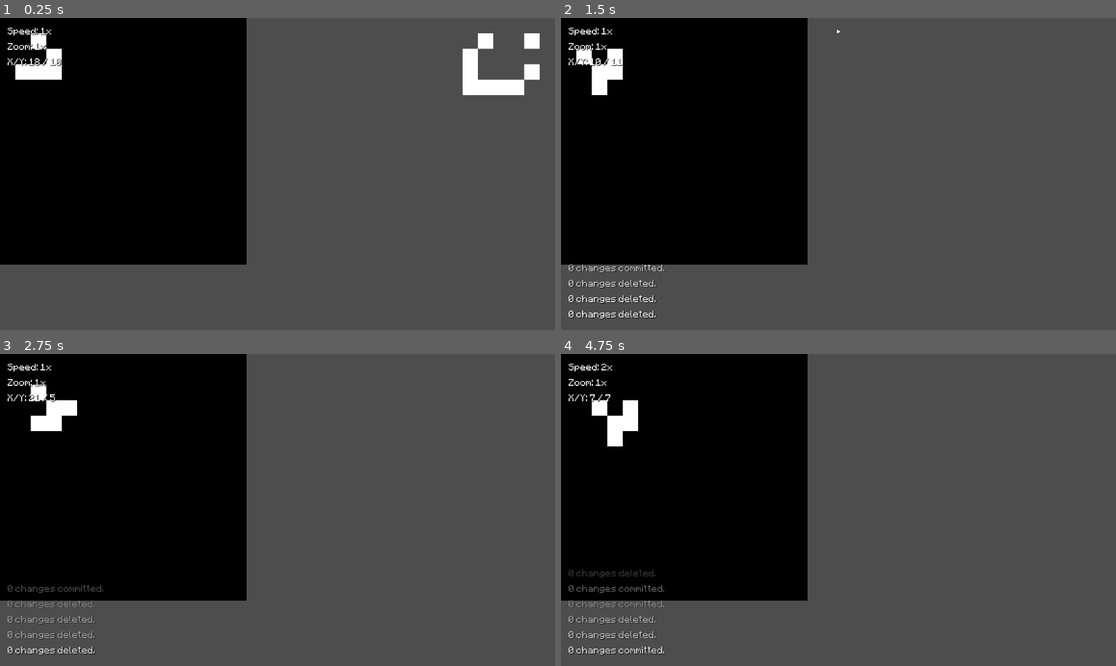
Above: before the commit, frames 1-4 (two rows, left to right).
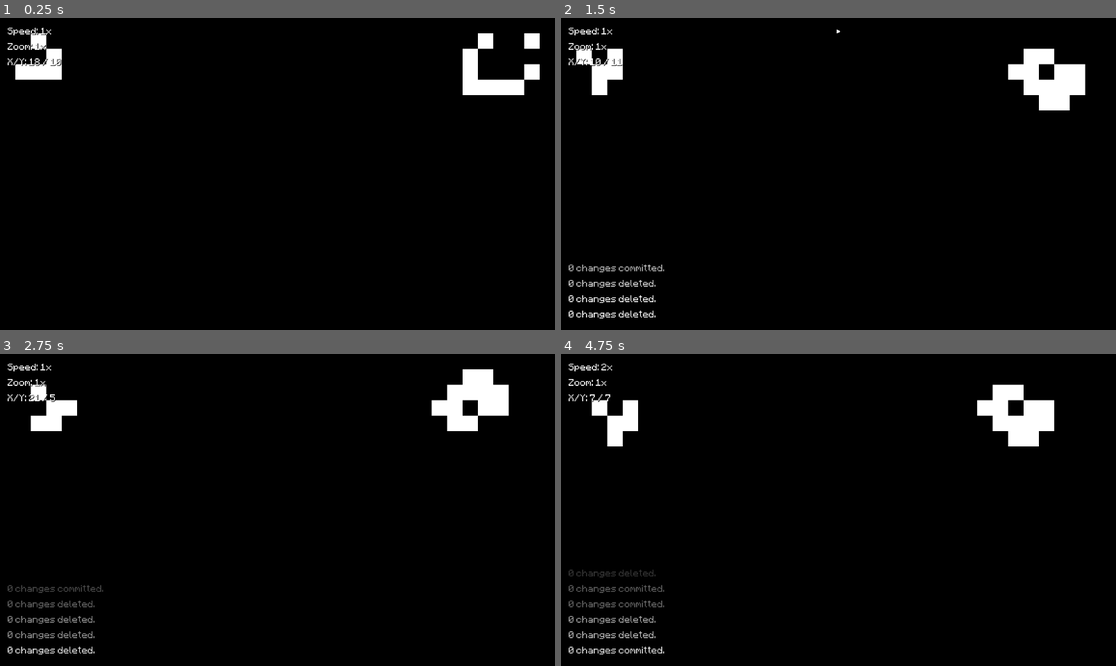
Above: after the commit, the same moments.

Repository: javier-adrian/GOL-GDS
Game: Godot game, scene res://main.tscn
The game is run twice, just before and just after one commit, with the same random seed, the same clock (stepped at 60 frames per second) and the same inputs.
Inputs (mouse positions are in pixels of both pictures, inside the frame that each line leads up to):
- Up to frame 1 (0.25 s): no input
- Up to frame 2 (1.5 s): tap Enter (commit) at 0.5 s; move the mouse to (960, 158) at 0.52 s; tap . (next) at 0.6 s; tap Space (play) at 0.8, 1.25, 1.35 s; move the mouse to (727, 189) at 1.27 s
- Up to frame 3 (2.75 s): tap . (next) at 1.55 s; move the mouse to (333, 441) at 2.02 s; click (333, 441) at 2.1 s; tap Space (play) at 2.3 s
- Up to frame 4 (4.75 s): tap Enter (commit) at 2.75, 2.85, 4.25 s; move the mouse to (810, 572) at 2.77 s; tap . (next) at 3.05, 4.35 s; tap Space (play) at 3.5, 3.8 s; move the mouse to (1005, 556) at 3.52 s; tap = (faster) at 3.6 s; move the mouse to (672, 463) at 4.27 s

The runs differ from the first frame. In frame 1, 64% of the frame differs, in the area x 0-100%, y 0-100%; in frame 2, 64%; in frame 3, 65%; in frame 4, 64%.

Commit message:
remove dependence for dead cells

Diff:
--- a/World.gd
+++ b/World.gd
@@ -3,7 +3,10 @@
 var living: Array[Vector2i]
 var dead: Array[Vector2i]
 var cell: Vector2i
-var neighbors: int
+var alive_neighbors: int
+var past_generation: Array[Vector2i]
+var neighbors: Array[Vector2i]
+var neighbors_past_generation: Array[Vector2i]
 
 var main_layer := 0
 var edit_layer := 1
@@ -17,13 +20,23 @@
 	return get_cell_atlas_coords(layer, cell) == Vector2i(0, 0)
 
 
-func get_neighbors(layer: int, cell: Vector2i) -> int:
+func get_alive_neighbors(layer: int, cell: Vector2i) -> int:
 	var neighbors = 0
 	for x in range(cell.x - 1, cell.x + 2):
 		for y in range(cell.y - 1, cell.y + 2):
 			if not (x == cell.x and y == cell.y):
 				if is_alive(layer, Vector2i(x, y)):
 					neighbors += 1
+	return neighbors
+
+
+func get_neighbors(layer: int, cell: Vector2i) -> Array[Vector2i]:
+	var neighbors: Array[Vector2i]= []
+	for x in range(cell.x - 1, cell.x + 2):
+		for y in range(cell.y - 1, cell.y + 2):
+			if not (x == cell.x and y == cell.y):
+				neighbors.append(Vector2i(x,y))
+
 	return neighbors
 
 
@@ -42,39 +55,34 @@
 
 func update():
 	living = []
+	past_generation = get_used_cells(main_layer)
+	neighbors_past_generation = []
 
-	for x in range(16):
-		for y in range(16):
-			cell = Vector2i(x, y)
-			neighbors = get_neighbors(main_layer, cell)
-			if is_alive(main_layer, cell):
-				if neighbors == 2 or neighbors == 3:
-					living.append(cell)
-				else:
-					dead.append(cell)
-			elif neighbors == 3:
+	for cell in past_generation:
+		alive_neighbors = get_alive_neighbors(main_layer, cell)
+		neighbors = get_neighbors(main_layer, cell)
+
+		for neighbor_cell in neighbors:
+			if neighbor_cell not in past_generation:
+				neighbors_past_generation.push_back(neighbor_cell)
+
+		if is_alive(main_layer, cell):
+			if alive_neighbors == 2 or alive_neighbors == 3:
 				living.append(cell)
-			else:
-				dead.append(cell)
+		elif alive_neighbors == 3:
+			living.append(cell)
+
+	for cell in neighbors_past_generation:
+		alive_neighbors = get_alive_neighbors(main_layer, cell)
+		neighbors = get_neighbors(main_layer, cell)
+
+		if is_alive(main_layer, cell):
+			if alive_neighbors == 2 or alive_neighbors == 3:
+				living.append(cell)
+		elif alive_neighbors == 3:
+			living.append(cell)
 
 	clear()
 
-	for cells in dead:
-		set_cell(0, cells, 0, Vector2i(1, 0))
 	for cells in living:
 		set_cell(0, cells, 0, Vector2i(0, 0))
-
-
-func _ready():
-	for x in range(16):
-		for y in range(16):
-			cell = Vector2i(x, y)
-			if is_alive(main_layer, cell):
-				living.append(cell)
-			else:
-				dead.append(cell)
-
-	for cells in dead:
-		set_cell(0, cells, 0, Vector2i(1, 0))
-	for cells in living:
-		set_cell(0, cells, 0, Vector2i(0, 0))
--- a/project.godot
+++ b/project.godot
@@ -13,6 +13,7 @@
 config/name="gol"
 run/main_scene="res://main.tscn"
 config/features=PackedStringArray("4.2", "Forward Plus")
+boot_splash/bg_color=Color(0, 0, 0, 1)
 config/icon="res://icon.svg"
 
 [dotnet]
@@ -76,3 +77,7 @@
 "events": [Object(InputEventKey,"resource_local_to_scene":false,"resource_name":"","device":-1,"window_id":0,"alt_press …(182 unchanged characters)…
 ]
 }
+
+[rendering]
+
+environment/defaults/default_clear_color=Color(0, 0, 0, 1)
